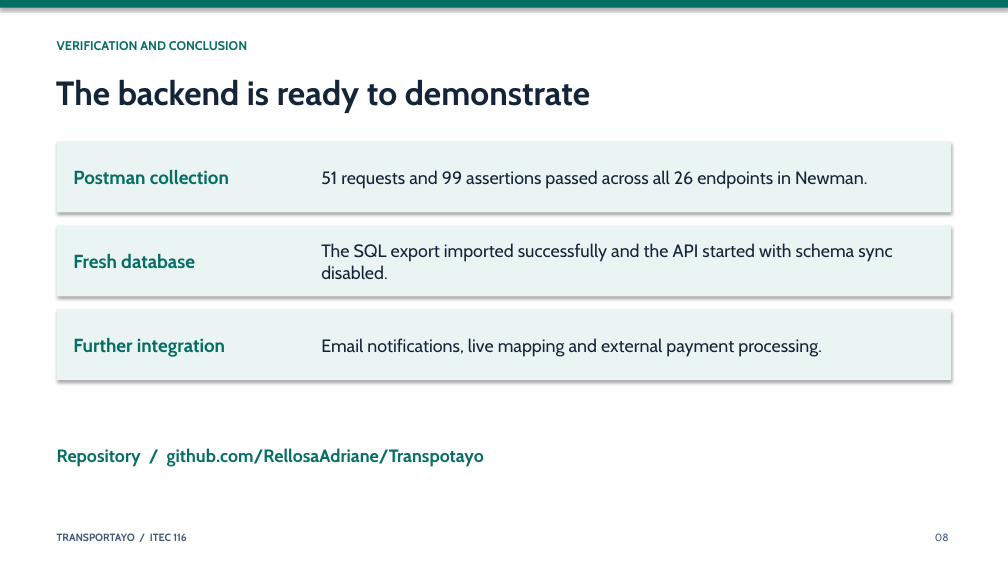
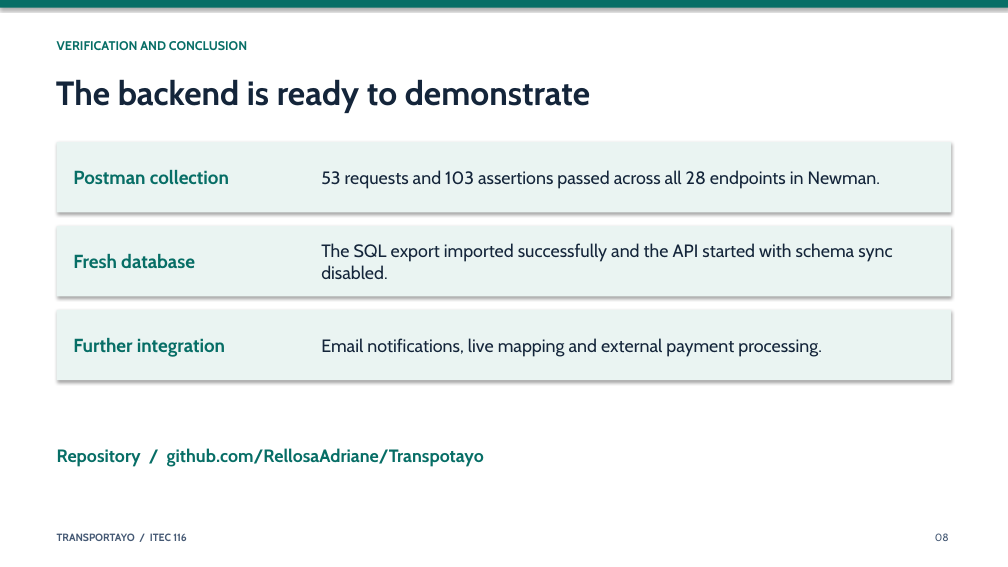
Before and after one commit to RellosaAdriane/Transpotayo, a slide deck: slide 8 of docs/Transportayo-Presentation.pptx. Drawn at 1008x567 pixels with LibreOffice and Linux fonts; fonts in the diff are those of the drawing. Boxes give left, top, right and bottom in pixels: in the first picture for what was removed or moved away, otherwise in the second. Text is boxed around its words. In the diff, an @@ line names an element or a change of style, - is before the commit and + after.

Commit message:
Add server and database status endpoints

```diff
--- a/docs/Transportayo-Presentation.pptx
+++ b/docs/Transportayo-Presentation.pptx
@@ text at [321,170,880,189]: text changed @@
-51 requests and 99 assertions passed across all 26 endpoints in Newman.
+53 requests and 103 assertions passed across all 28 endpoints in Newman.
```
Also in this commit, not shown: 2 other slides changed, 5 other files.
